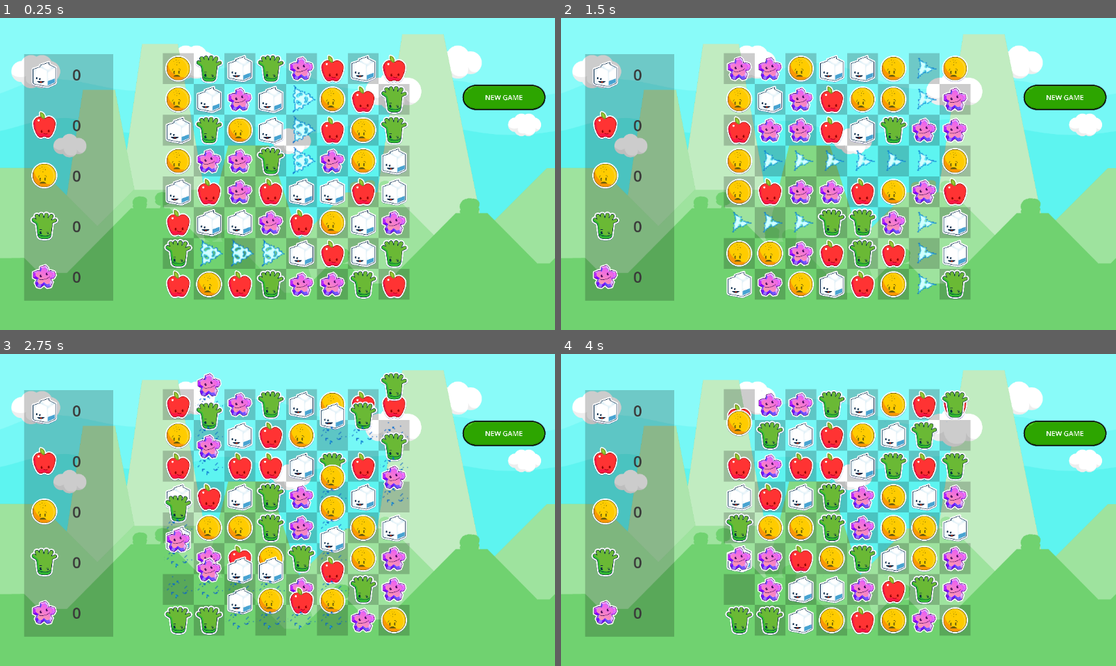
Above: before the commit, frames 1-4 (two rows, left to right).
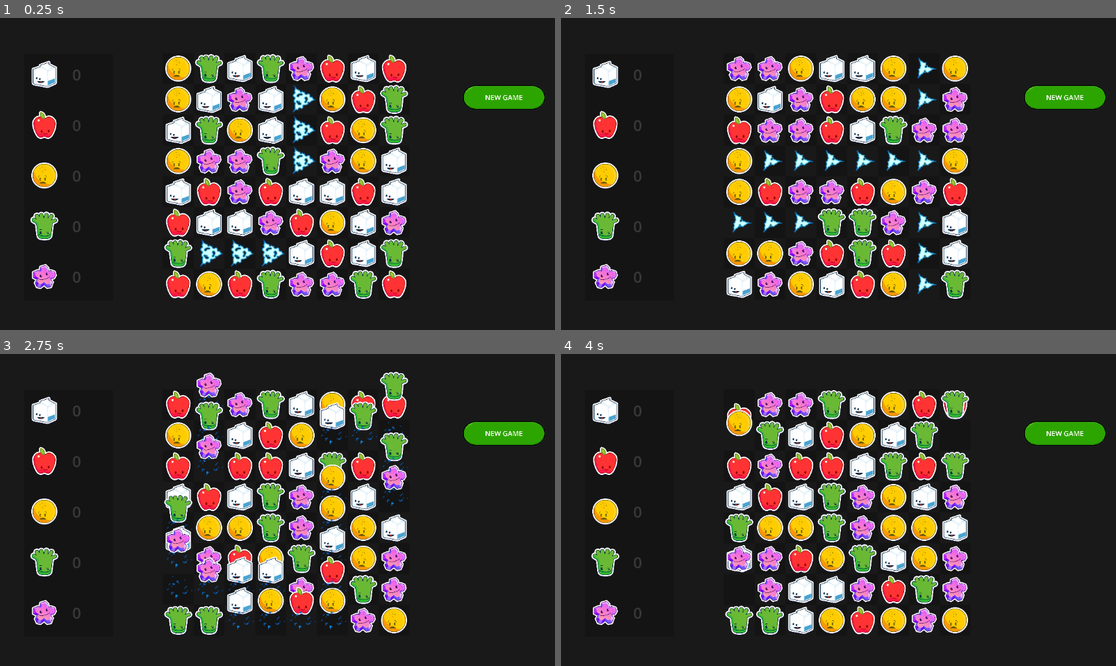
Above: after the commit, the same moments.

Repository: gitbrent/godot-match-3
Game: Godot game, scene res://game.tscn
Same seed, same stepped clock (60 frames per second), same inputs: the game is played once before the commit and once after it.
Inputs (mouse positions are in pixels of both pictures, inside the frame that each line leads up to):
- Up to frame 1 (0.25 s): no input
- Up to frame 2 (1.5 s): click "NEW GAME" at 0.5 s; click "NEW GAME" at 1.25 s
- Up to frame 3 (2.75 s): click "NEW GAME" at 2 s
- Up to frame 4 (4 s): drag from (738, 403) to (894, 441) at 2.77 s; drag from (738, 435) to (810, 572) at 3.52 s

The runs differ from the first frame. In frame 1, 80% of the frame differs, in the area x 0-100%, y 0-100%; in frame 2, 83%; in frame 3, 80%; in frame 4, 80%.

Commit message:
YAY, gem swap/explode works

Diff:
--- a/game.tscn
+++ b/game.tscn
@@ -11,6 +11,9 @@
 [ext_resource type="AudioStream" uid="uid://ds53xomd2ha1b" path="res://assets/audio/Abstract2.ogg" id="8_7jpwb"]
 [ext_resource type="Texture2D" uid="uid://27rcw10bp2xt" path="res://assets/gui/ButtonText_Large_Green_Round.png" id="10_qtl06"]
 
+[sub_resource type="StyleBoxFlat" id="StyleBoxFlat_103kv"]
+bg_color = Color(0, 0, 0, 0.666667)
+
 [sub_resource type="StyleBoxFlat" id="StyleBoxFlat_k3sk6"]
 bg_color = Color(0, 0, 0, 0.2)
 
@@ -20,7 +23,13 @@
 [node name="Game" type="Node2D"]
 script = ExtResource("1_ewnxx")
 
+[node name="TextureRect" type="Panel" parent="."]
+offset_right = 1154.0
+offset_bottom = 652.0
+theme_override_styles/panel = SubResource("StyleBoxFlat_103kv")
+
 [node name="Background" type="TextureRect" parent="."]
+visible = false
 offset_right = 1920.0
 offset_bottom = 1080.0
 scale = Vector2(0.6, 0.6)
--- a/game_board/GameBoard.gd
+++ b/game_board/GameBoard.gd
@@ -232,28 +232,27 @@
 	var gem_cell_2 = swap_cell_2.gem_color
 	swap_cell_1.initialize(gem_cell_2)
 	swap_cell_2.initialize(gem_cell_1)
-
-	print_ascii_table([swap_cell_1,swap_cell_2]) # DEBUG
+	#debug_print_ascii_table([swap_cell_1,swap_cell_2])
 
 	# D: get position to restore to after move so tween sets/flows smoothly
-	var orig_pos_cell_1 = swap_cell_1.global_position
-	var orig_pos_cell_2 = swap_cell_2.global_position
+	var orig_pos_cell_1 = swap_cell_1.sprite.global_position
+	var orig_pos_cell_2 = swap_cell_2.sprite.global_position
 
 	# E: re-position and tween
-	call_deferred("setup_tween", swap_cell_1, orig_pos_cell_1, orig_pos_cell_2)
-	call_deferred("setup_tween", swap_cell_2, orig_pos_cell_2, orig_pos_cell_1)
+	call_deferred("setup_tween", swap_cell_2, orig_pos_cell_1, orig_pos_cell_2)
+	call_deferred("setup_tween", swap_cell_1, orig_pos_cell_2, orig_pos_cell_1)
 
 func setup_tween(gem_cell:GemCell, start_pos:Vector2, end_pos:Vector2):
-	gem_cell.global_position = start_pos # NOTE: Set initial position right before tweening
+	gem_cell.sprite.global_position = start_pos # NOTE: Set initial position right before tweening
 	tweens_running += 1
 	var tween = get_tree().create_tween()
-	tween.tween_property(gem_cell, "global_position", end_pos, Enums.TWEEN_TIME)
+	tween.tween_property(gem_cell.sprite, "global_position", end_pos, Enums.TWEEN_TIME)
 	tween.tween_callback(tween_completed)
 
 # STEP 3: Tween complete: clear vars/scan board
 
 func tween_completed():
-	print("[TWEEN-COMPLETE]: (counter="+str(tweens_running)+")")
+	print("[..........TWEEN-COMPLETE]: (counter="+str(tweens_running)+")")
 	# A: update counter
 	tweens_running -= 1
 
@@ -284,25 +283,27 @@
 			undo_cell_1 = null
 			undo_cell_2 = null
 	else:
-		#print("[check_board_explode_matches]: MATCHES! ", gem_matches)
+		# A: clear undo (swap back) info upon successful match
+		undo_cell_1 = null
+		undo_cell_2 = null
+		# B: explode matched gems
 		explode_refill_gems(gem_matches)
 
 func explode_refill_gems(gem_cells: Array):
 	print("[explode_refill_gems........]: *EXPLODING* gem_cell count: ", gem_cells.size())
-	#print_ascii_table(gem_cells) # DEBUG
+	#debug_print_ascii_table(gem_cells) # DEBUG
 
 	for gem_cell in gem_cells:
 		var gem_type = GEM_COLORS[randi() % GEM_COLORS.size()]
 		gem_cell.replace_gem(gem_type)  # Replace gem with a random type from defined colors
-		#print("BOOM!!")
 
 	# Recursively check for more matches
-	print("[explode_refill_gems]: done! (calling check_board)...")
+	#print("[explode_refill_gems]: done! (calling check_board)...")
 	call_deferred("check_board_explode_matches") # let render loop run before examining gems
 
 # DEBUG =======================================================================
 
-func print_ascii_table(affected_cells: Array):
+func debug_print_ascii_table(affected_cells: Array):
 	var num_columns: int = hbox_container.get_child_count()
 	var num_rows: int = hbox_container.get_child(0).get_child_count()  # Assuming all columns have the same number of rows
 
--- a/game_board/GemCell.gd
+++ b/game_board/GemCell.gd
@@ -58,9 +58,9 @@
 func update_texture():
 	if gem_color in gem_textures:
 		sprite.texture = gem_textures[gem_color]
-		#print("[gem_cell] loaded sprite.texture: ", texture_path)
+		#print("[gem_cell] loaded sprite.texture: ", gem_color)
 	else:
-		print("Texture for gem color not found")
+		print("ERROR: Texture for gem color not found")
 
 # =========================================================
 
Not shown: 1 places in game.tscn that only renumber resources
